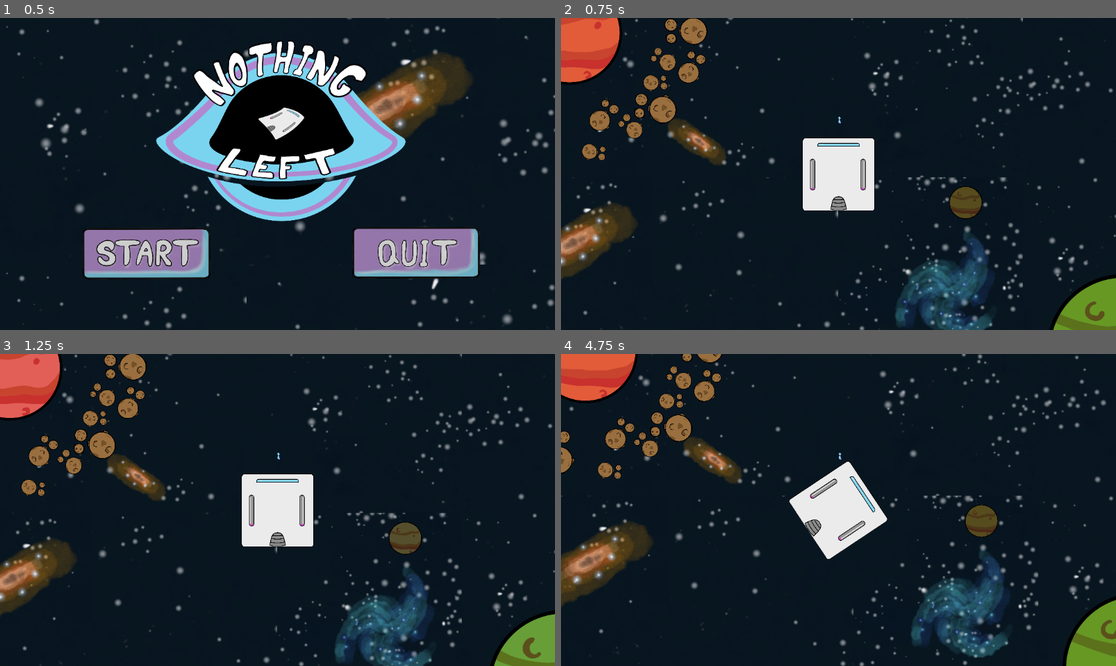
Above: before the commit, frames 1-4 (two rows, left to right).
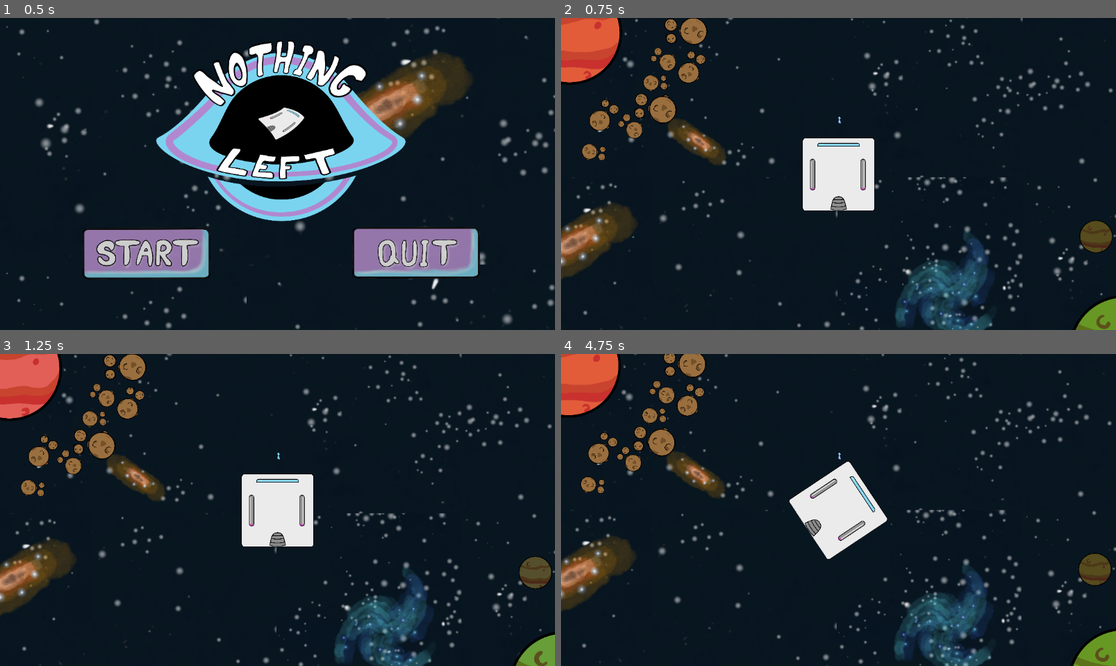
Above: after the commit, the same moments.

Repository: Dolphus2/NordicGameJam2026
Game: Godot game, scene res://scenes/title_screen.tscn
Two runs of this game, one before a commit and one after it. Both use one fixed random seed, a clock stepped at 60 frames per second and the inputs below.
Inputs (mouse positions are in pixels of both pictures, inside the frame that each line leads up to):
- Up to frame 1 (0.5 s): no input
- Up to frame 2 (0.75 s): click (705, 255) at 0.5 s
- Up to frame 3 (1.25 s): no input
- Up to frame 4 (4.75 s): move the mouse to (960, 494) at 1.27 s; hold E (roll_right) 1.28-2 s; click (960, 494) at 1.42 s; drag from (727, 525) to (572, 366) at 2.02 s; move the mouse to (894, 441) at 2.77 s; hold E (roll_right) 2.78-3.5 s; drag from (810, 572) to (971, 528) at 3.52 s; move the mouse to (1005, 556) at 4.27 s; hold Q (roll_left) from 4.28 s (still down)

Frame 1 is identical in both runs. In frame 2, 2.2% of the frame differs, in the area x 1-100%, y 0-100%; in frame 3, 3.5%; in frame 4, 17%, in the area x 0-100%, y 0-100%.

Commit message:
gravity update

Diff:
--- a/scenes/game.tscn
+++ b/scenes/game.tscn
@@ -225,11 +225,11 @@
 [node name="planet5" parent="Planets" unique_id=1185498518 instance=ExtResource("3_lnu2h")]
 modulate = Color(0.40259457, 0.67931956, 0.40748003, 1)
 position = Vector2(796, 478)
-scale = Vector2(0.55786854, 0.5527183)
+scale = Vector2(0.4, 0.4)
 
 [node name="planet6" parent="Planets" unique_id=1952727254 instance=ExtResource("3_lnu2h")]
 modulate = Color(0.33725876, 0.33979794, 0.33917046, 1)
-position = Vector2(355, 70)
+position = Vector2(716, 164)
 scale = Vector2(0.120576605, 0.119463444)
 
 [node name="WhiteHoles" type="Node2D" parent="." unique_id=396869530]
@@ -243,9 +243,8 @@
 scale = Vector2(0.76067394, 0.76067394)
 
 [node name="white_hole3" parent="WhiteHoles" unique_id=1110969592 instance=ExtResource("2_dinhu")]
-position = Vector2(-1279, 1264)
+position = Vector2(-1395, 1234.0001)
 rotation = -0.00080615655
-scale = Vector2(1.8241789, 1.8241789)
 
 [node name="BlackHoles" type="Node2D" parent="." unique_id=1452565596]
 
@@ -265,13 +264,16 @@
 position = Vector2(949, 1445)
 scale = Vector2(0.567616, 0.567616)
 
+[node name="BlackHole" parent="BlackHoles" unique_id=543335508 instance=ExtResource("5_u5sy4")]
+position = Vector2(1231, -6081)
+
 [node name="Asteroids" type="Node2D" parent="." unique_id=1684915007]
 
 [node name="AsteroidBelt" type="Node2D" parent="Asteroids" unique_id=534318430]
 position = Vector2(-212, -203)
 scale = Vector2(0.5473638, 0.5473638)
 
-[node name="asteroids3" parent="Asteroids/AsteroidBelt" unique_id=543335508 instance=ExtResource("4_p57ef")]
+[node name="asteroids3" parent="Asteroids/AsteroidBelt" unique_id=829694277 instance=ExtResource("4_p57ef")]
 position = Vector2(-381.00003, -368)
 rotation = 2.3527522
 scale = Vector2(0.6211355, 0.6211355)
@@ -535,7 +537,7 @@
 scale = Vector2(-0.35467792, -0.35467792)
 
 [node name="asteroids3" parent="Asteroids" unique_id=512232919 instance=ExtResource("4_p57ef")]
-position = Vector2(746.00006, -3596)
+position = Vector2(1680.0001, -3904.0002)
 rotation = -0.22096992
 scale = Vector2(0.21117803, 0.21117803)
 
--- a/scripts/player.gd
+++ b/scripts/player.gd
@@ -9,6 +9,7 @@
 const THROW_SPEED = 800
 # Keep between 0-1, 1 is real conservation of momentum, 0 ignores the previous momentum.
 const PREV_MOMENTUM_FACTOR = 1.5
+const MAX_G_DIST = 800
 
 const MIN_PLAYER_AREA = 5000
 var player_area = 1000000
@@ -17,7 +18,7 @@
 const PI = 3.141592
 
 # gravitational constant
-const G = 0.3
+const G = 8
 # gravitational power, = 2 if real world
 const ALPHA = 1.5
 const SPACE_OBJECT_GRAVITY_NAMES = ["black_hole", "white_hole", "planet", "asteroids", "GoalPlanet"]
@@ -232,7 +233,7 @@
 
 	var shape: CircleShape2D = cs.shape
 	var scale_factor = max(abs(cs.global_scale.x), abs(cs.global_scale.y))
-	var world_radius = shape.radius * scale_factor
+	var world_radius = shape.radius * scale_factor * (-1 if "white_hole" in name else 1)
 	var world_center = cs.global_position
 
 	return [world_radius, world_center]
@@ -241,13 +242,16 @@
 	var velocity_contribution : Vector2 = Vector2(0, 0)
 
 	for rad_cen in rad_cens:
-		var planet_radius = rad_cen[0]
+		var planet_radius = rad_cen[0] # negative if inverse gravity
 		var planet_pos = rad_cen[1]
+		# var name = rad_cen[2]
 		# print("pos: ", pos)
 		var diff = player_pos - planet_pos
-		var d = max(1e-1, pow(diff.x * diff.x + diff.y * diff.y, 0.5) - planet_radius)
-		var dir = (planet_pos - player_pos).normalized()
-		velocity_contribution += G * (planet_radius * planet_radius * PI) / (pow(d, ALPHA) + 1e-3) * dir
+		var d = max(1e-1, pow(diff.x * diff.x + diff.y * diff.y, 0.5) - abs(planet_radius))
+		planet_radius = pow(abs(planet_radius), 1)
+		var dir = (planet_pos - player_pos).normalized() * sgn(planet_radius)
+		velocity_contribution += G * (planet_radius * planet_radius * PI) / (pow(d, ALPHA) + 1e-3) * dir \
+			* (0 if d > MAX_G_DIST else 1)
 
 	return delta * velocity_contribution
 
@@ -301,6 +305,7 @@
 	# print(node_names)
 	for name in node_names:
 		var rad_cen = get_radius_center(name)
+
 		#print(name, " ", rad_cen)
 		rad_cens.append(rad_cen)
 
Not shown: 1 places in scenes/game.tscn that only renumber resources
